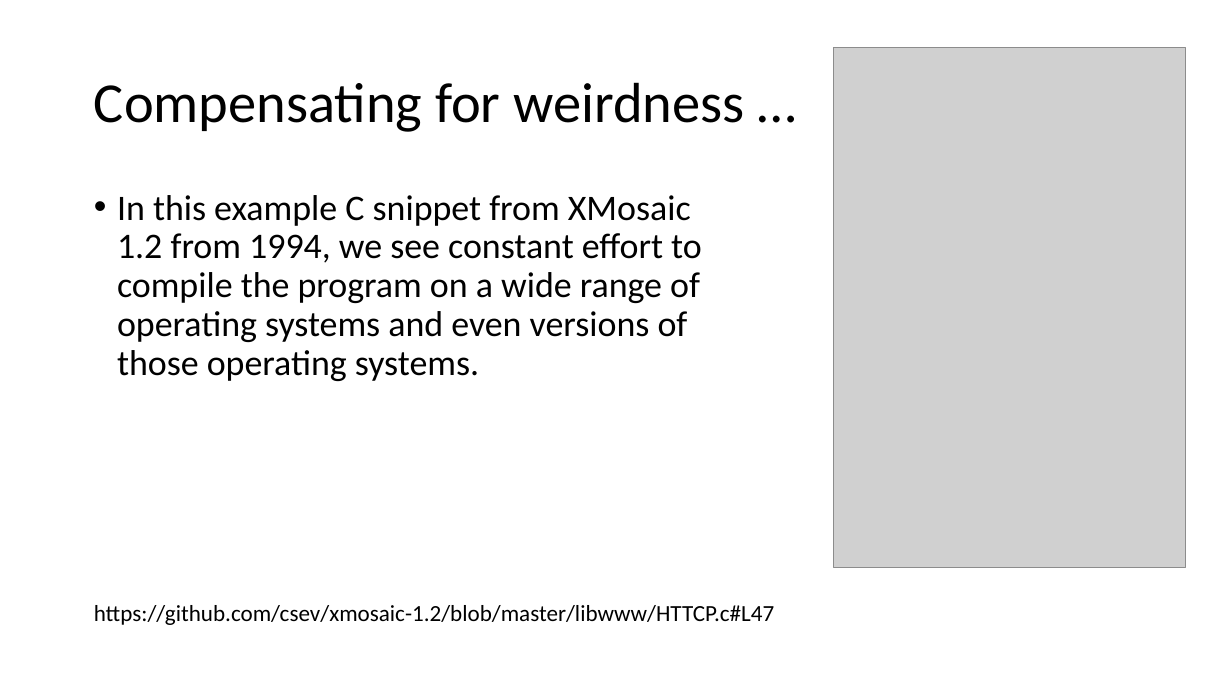
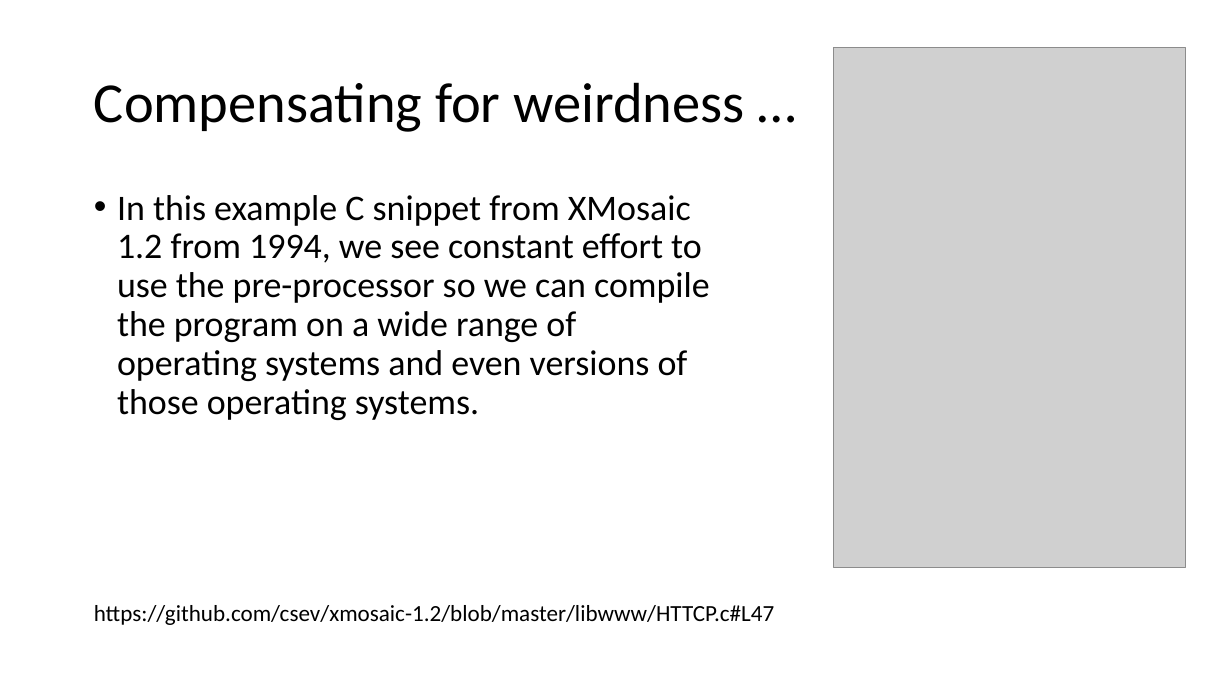
Before and after one commit to csev/cc4e, a slide deck: slide 17 of lectures/KR-4.pptx. Drawn at 1232x693 pixels with LibreOffice and Linux fonts; fonts in the diff are those of the drawing; grey boxes stand for pictures. Boxes give left, top, right and bottom in pixels: in the first picture for what was removed or moved away, otherwise in the second. Text is boxed around its words. In the diff, an @@ line names an element or a change of style, - is before the commit and + after.

Commit message:
Updates

```diff
--- a/lectures/KR-4.pptx
+++ b/lectures/KR-4.pptx
@@ text at (117,195,710,420): text changed @@
-• In this example C snippet from XMosaic 1.2 from 1994, we see constant effort to compile the program on a wide range of operating systems and even versions of those operating systems.
+• In this example C snippet from XMosaic 1.2 from 1994, we see constant effort to use the pre-processor so we can compile the program on a wide range of operating systems and even versions of those operating systems.
```
Also in this commit, not shown: 9 other slides changed.
